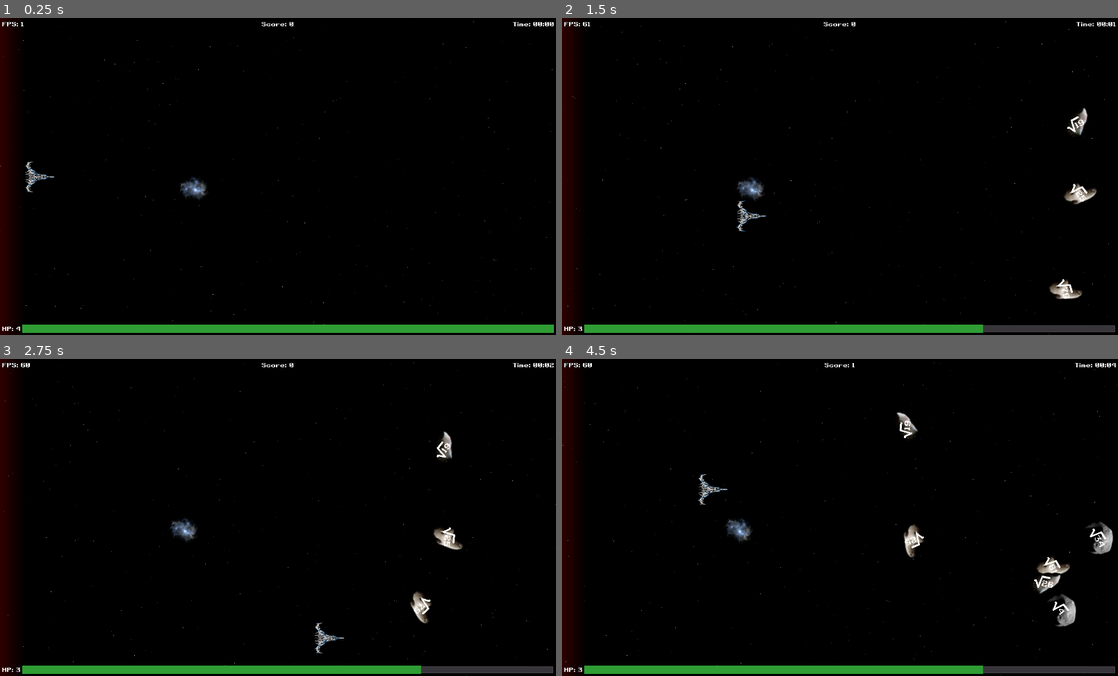
Above: before the commit, frames 1-4 (two rows, left to right).
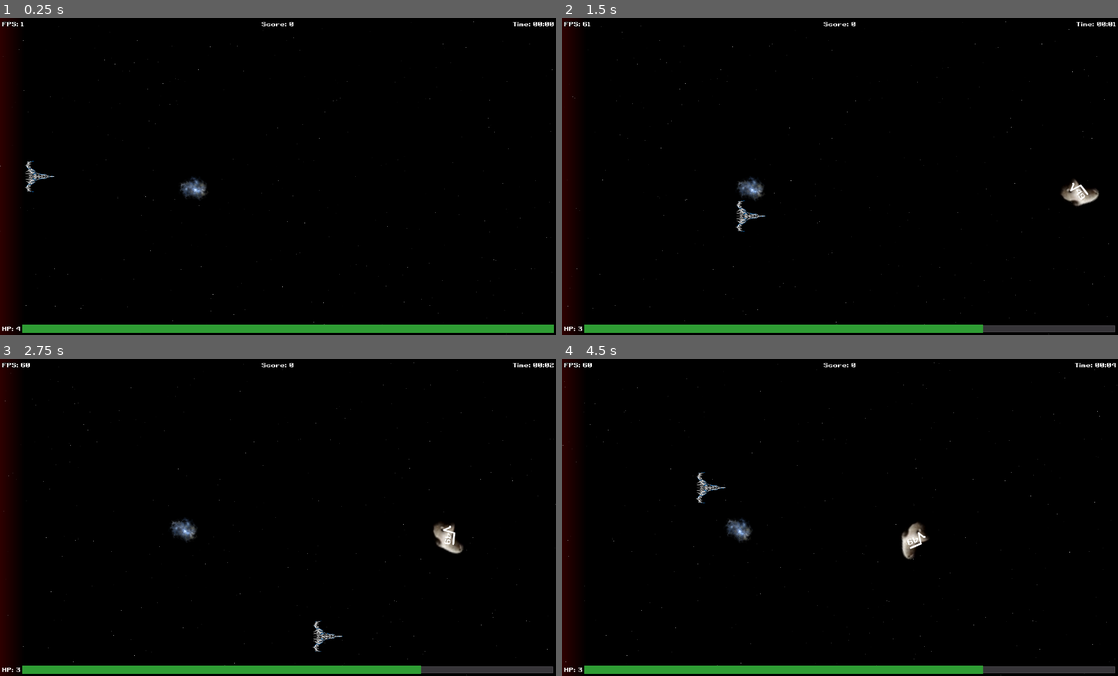
Above: after the commit, the same moments.

Repository: gingerr/ggj-2023-roots-one
Game: Godot game, scene res://Game.tscn
Same seed, same stepped clock (60 frames per second), same inputs: the game is played once before the commit and once after it.
Inputs:
- Up to frame 1 (0.25 s): no input
- Up to frame 2 (1.5 s): tap Enter at 0.5 s; hold Right (ui_right) 0.53-1.28 s; tap Space at 0.77 s; hold Down (ui_down) from 1.28 s (still down)
- Up to frame 3 (2.75 s): tap Space at 1.52 s; release Down (ui_down) at 2.03 s; hold Right (ui_right) from 2.03 s (still down)
- Up to frame 4 (4.5 s): release Right (ui_right) at 2.78 s; hold Up (ui_up) 2.78-3.53 s; tap Space at 3.02, 3.77 s; hold Left (ui_left) from 3.53 s (still down)

The runs differ from the first frame. In frame 1, 0.1% of the frame differs, in the area x 4-10%, y 45-56%; in frame 2, 0.8%; in frame 3, 0.8%; in frame 4, 1.6%, in the area x 24-100%, y 1-85%.

Commit message:
.

Diff:
--- a/BackgroundLayer.tscn
+++ b/BackgroundLayer.tscn
@@ -4,6 +4,7 @@
 [ext_resource path="res://Stars.gd" type="Script" id=2]
 
 [node name="BackgroundLayer" type="CanvasLayer"]
+layer = -1
 
 [node name="Stars" type="Node2D" parent="."]
 script = ExtResource( 2 )
--- a/BehaviorHovering.gd
+++ b/BehaviorHovering.gd
@@ -5,6 +5,8 @@
 var timer = 0
 
 func _process(delta):
+	if (1 == 1):
+		return
 		# objects in space are drifting slightly
 	timer += delta;
 	if timer > 0.2:
--- a/EnemyRoot.tscn
+++ b/EnemyRoot.tscn
@@ -1,10 +1,11 @@
-[gd_scene load_steps=7 format=2]
+[gd_scene load_steps=8 format=2]
 
-[ext_resource path="res://EnemyRoot.gd" type="Script" id=1]
+[ext_resource path="res://BehaviorHovering.gd" type="Script" id=1]
 [ext_resource path="res://resources/retro-gaming.ttf" type="DynamicFontData" id=2]
 [ext_resource path="res://resources/sqroot.png" type="Texture" id=3]
 [ext_resource path="res://resources/asteroid1.png" type="Texture" id=4]
 [ext_resource path="res://Asteroid.gd" type="Script" id=5]
+[ext_resource path="res://EnemyRoot.gd" type="Script" id=6]
 
 [sub_resource type="DynamicFont" id=4]
 size = 400
@@ -21,19 +22,22 @@
 script = ExtResource( 5 )
 
 [node name="Label" type="Label" parent="."]
-margin_left = -8.0
-margin_top = -212.0
-margin_right = 1014.0
-margin_bottom = 425.0
+margin_left = -128.0
+margin_top = -232.0
+margin_right = 894.0
+margin_bottom = 405.0
 custom_fonts/font = SubResource( 4 )
 text = "196"
 
 [node name="Sprite" type="Sprite" parent="."]
-scale = Vector2( 0.8, 1 )
+scale = Vector2( 10, 10 )
 texture = ExtResource( 3 )
 
 [node name="CollisionPolygon2D" type="CollisionPolygon2D" parent="."]
 polygon = PoolVector2Array( -640, -180, -480, -540, 140, -740, 660, -560, 1000, -160, 900, 380, 520, 740, -240, 700, -620, 360 )
 
+[node name="BehaviorHovering" type="Node" parent="."]
+script = ExtResource( 1 )
+
 [connection signal="area_entered" from="." to="." method="_on_area_entered"]
 [connection signal="body_entered" from="." to="." method="_on_player_colission"]
--- a/Game.gd
+++ b/Game.gd
@@ -1,9 +1,8 @@
 extends Node2D
 
-const spawn_amount 				= 4
-const spawn_interval_in_seconds = 3
+const spawn_amount 				= 2
+const spawn_interval_in_seconds = 5
 var difficulty_level 			= 100;
-
 
 var spawn_timer 				= 5
 
@@ -15,6 +14,7 @@
 		spawn_timer = 0;
 		for i in range(spawn_amount):
 			call_deferred("spawnEnemy")
+		difficulty_level += 10
 
 func spawnEnemy():
 	var mob = squareRootFactory.instance()
--- a/Game.tscn
+++ b/Game.tscn
@@ -25,6 +25,7 @@
 
 [node name="Player" parent="." instance=ExtResource( 1 )]
 position = Vector2( 50, 0 )
+z_index = 1
 
 [node name="BackgroundMusic" type="AudioStreamPlayer2D" parent="."]
 stream = ExtResource( 2 )
--- a/Player.tscn
+++ b/Player.tscn
@@ -7,12 +7,14 @@
 [node name="Player" type="KinematicBody2D"]
 rotation = 1.5708
 scale = Vector2( 0.05, 0.05 )
+z_index = 1
 script = ExtResource( 1 )
 
 [node name="Muzzle" type="Position2D" parent="."]
 position = Vector2( 0, -753 )
 
 [node name="Sprite" type="Sprite" parent="."]
+z_index = 1
 texture = ExtResource( 2 )
 
 [node name="BehaviorHovering" type="Node" parent="."]
--- a/project.godot
+++ b/project.godot
@@ -52,7 +52,10 @@
 window/size/height=800
 window/size/resizable=false
 window/size/fullscreen=true
-window/vsync/use_vsync=false
+
+[global]
+
+vsync=false
 
 [gui]
 
Not shown: 1 places in EnemyRoot.tscn that only renumber resources
Binary file changed: resources/asteroid2.png
Binary file changed: resources/asteroid3.png
Binary file changed: resources/asteroid4.png
Binary file changed: resources/sqroot.png
